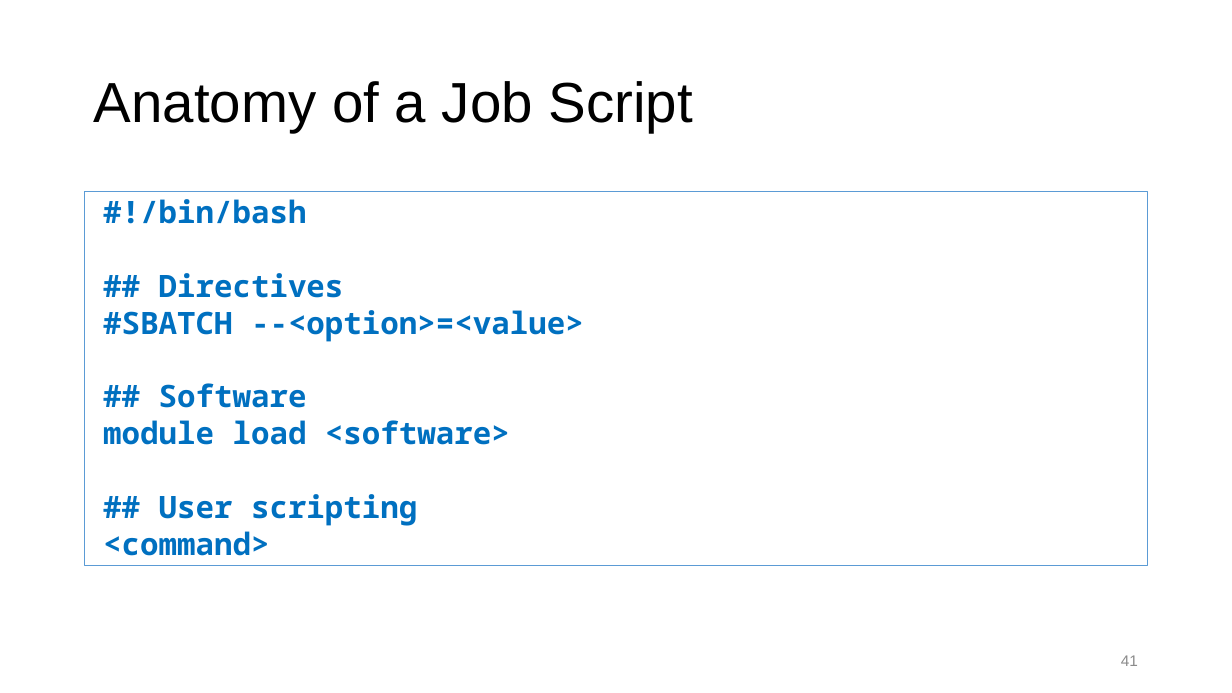
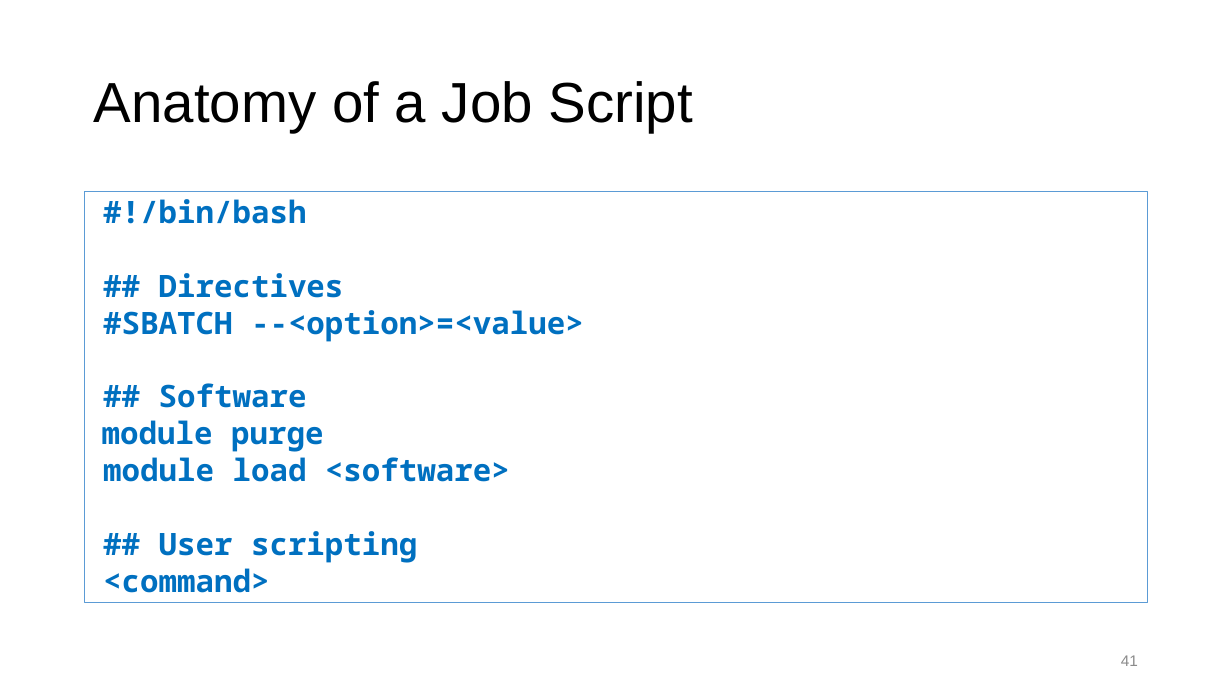
Before and after one commit to ResearchComputing/Getting_Started_With_Research_Computing, a slide deck: slide 41 of Command_Line_And_Job_Scheduling.pptx. Drawn at 1232x693 pixels with LibreOffice and Linux fonts; fonts in the diff are those of the drawing; background and template pictures are left out. Boxes give left, top, right and bottom in pixels: in the first picture for what was removed or moved away, otherwise in the second. Text is boxed around its words. In the diff, an @@ line names an element or a change of style, - is before the commit and + after.

```diff
--- a/Command_Line_And_Job_Scheduling.pptx
+++ b/Command_Line_And_Job_Scheduling.pptx
@@ rectangle "#!/bin/bash": place and size @@
-rectangle "#!/bin/bash" at <box>85,191,1148,566</box>
+rectangle "#!/bin/bash" at <box>85,191,1148,604</box>
@@ text in rectangle at <box>102,420,323,452</box>: paragraph added @@
+module purge
```
Also in this commit, not shown: 7 other slides changed, 1 other file.
